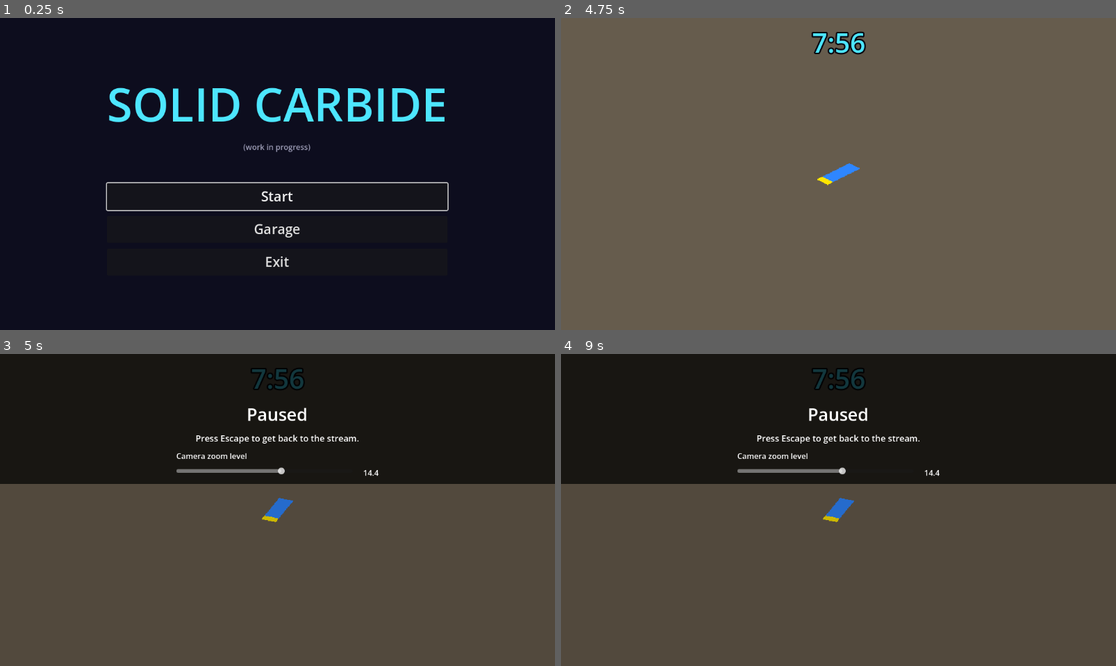
Above: before the commit, frames 1-4 (two rows, left to right).
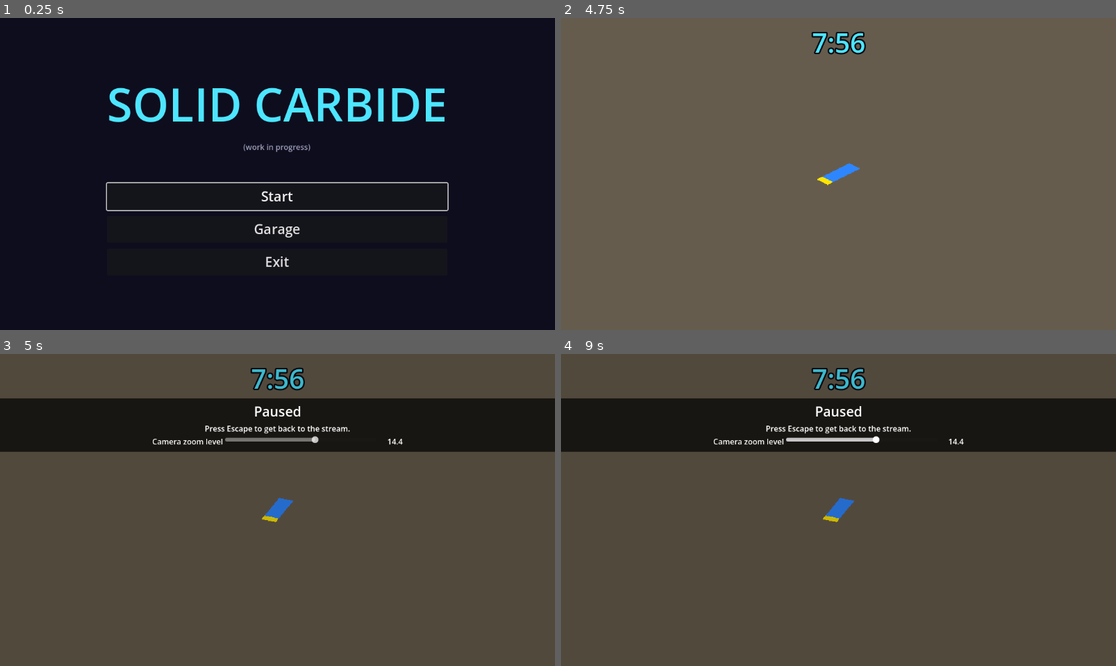
Above: after the commit, the same moments.

Repository: akyrat/solid-carbide-game
Game: Godot game, scene res://scenes/game/game.tscn
The game is run twice, just before and just after one commit, with the same random seed, the same clock (stepped at 60 frames per second) and the same inputs.
Inputs (mouse positions are in pixels of both pictures, inside the frame that each line leads up to):
- Up to frame 1 (0.25 s): no input
- Up to frame 2 (4.75 s): click "Start" at 0.5 s; tap Enter at 1.25, 4.25 s; move the mouse to (960, 158) at 1.27 s; hold D (car_steer_right) 1.28-2 s; tap Tab (toggle_tuning_panel) at 1.35 s; click (960, 158) at 1.42 s; drag from (727, 189) to (810, 236) at 2.02 s; tap Space at 2.75 s; move the mouse to (894, 105) at 2.77 s; hold D (car_steer_right) 2.78-3.5 s; hold Shift 2.78-3.5 s; drag from (810, 236) to (672, 127) at 3.52 s; move the mouse to (1005, 220) at 4.27 s; hold A (car_steer_left) from 4.28 s (still down); tap Ctrl at 4.35 s
- Up to frame 3 (5 s): keep holding A (car_steer_left); tap Escape (pause) at 4.9 s
- Up to frame 4 (9 s): release A (car_steer_left) at 5 s; drag from (672, 463) to (755, 432) at 5.02 s; tap Space at 5.75, 7.25 s; move the mouse to (866, 510) at 5.77 s; hold S (car_reverse) 5.78-6.5 s; tap V (toggle_view) at 5.85 s; click (866, 510) at 5.92 s; tap Enter at 6.5 s; drag from (755, 432) to (727, 525) at 6.52 s; move the mouse to (960, 494) at 7.27 s; hold W (car_accelerate) 7.28-8 s; tap Alt at 7.35 s; drag from (727, 525) to (810, 572) at 8.02 s; move the mouse to (894, 441) at 8.77 s; hold S (car_reverse) from 8.78 s (still down); tap Tab (toggle_tuning_panel) at 8.85 s

Frames 1-2 are identical in both runs. In frame 3, 25% of the frame differs, in the area x 0-100%, y 0-42%; in frame 4, 25%.

Commit message:
T-095: compact pause strip below the timer

Diff:
--- a/game/scripts/ui/pause_screen.gd
+++ b/game/scripts/ui/pause_screen.gd
@@ -7,8 +7,9 @@
 
 const GameSettingsScript := preload("res://scripts/ui/game_settings.gd")
 
-## Space left above the content for the HUD run timer (T-093).
-const STRIP_TOP_MARGIN := 100.0
+## The strip starts this far from the top of the screen, just below the HUD
+## run timer, so the two never overlap (T-093, T-095).
+const STRIP_TOP := 92.0
 const ACTION_PAUSE := "pause"
 const TEXT_TITLE := "Paused"
 const TEXT_HINT := "Press Escape to get back to the stream."
@@ -41,35 +42,37 @@
 	# The panel sits at the top, over a dark strip, so the map behind stays clear.
 	strip = PanelContainer.new()
 	strip.set_anchors_preset(Control.PRESET_TOP_WIDE)
+	strip.offset_top = STRIP_TOP
+	strip.offset_bottom = STRIP_TOP  # grows down to fit its content only
 	var style := StyleBoxFlat.new()
 	style.bg_color = Color(0, 0, 0, 0.7)
-	style.content_margin_top = STRIP_TOP_MARGIN
-	style.content_margin_bottom = 12.0
+	style.content_margin_top = 8.0
+	style.content_margin_bottom = 10.0
 	strip.add_theme_stylebox_override("panel", style)
 	_root.add_child(strip)
 	var center := CenterContainer.new()
 	strip.add_child(center)
 	var box := VBoxContainer.new()
-	box.custom_minimum_size.x = 420.0
-	box.add_theme_constant_override("separation", 12)
+	box.custom_minimum_size.x = 520.0
+	box.add_theme_constant_override("separation", 4)
 	center.add_child(box)
 
 	title_label = Label.new()
 	title_label.text = TEXT_TITLE
 	title_label.horizontal_alignment = HORIZONTAL_ALIGNMENT_CENTER
-	title_label.add_theme_font_size_override("font_size", 36)
+	title_label.add_theme_font_size_override("font_size", 28)
 	box.add_child(title_label)
 	hint_label = Label.new()
 	hint_label.text = TEXT_HINT
 	hint_label.horizontal_alignment = HORIZONTAL_ALIGNMENT_CENTER
-	hint_label.add_theme_font_size_override("font_size", 18)
+	hint_label.add_theme_font_size_override("font_size", 16)
 	box.add_child(hint_label)
 	zoom_label = Label.new()
 	zoom_label.text = TEXT_ZOOM_LABEL
 	zoom_label.add_theme_font_size_override("font_size", 16)
-	box.add_child(zoom_label)
 	var row := HBoxContainer.new()
 	box.add_child(row)
+	row.add_child(zoom_label)
 	zoom_slider = HSlider.new()
 	zoom_slider.name = "ZoomSlider"
 	zoom_slider.min_value = GameSettingsScript.MIN_ZOOM
--- /dev/null
+++ b/game/tests/fixtures/pause_from_menu_demo.gd
@@ -0,0 +1,18 @@
+extends Node
+## Test fixture for a screenshot of a paused run started from the main menu
+## (task T-095): opens the game, presses Start, then pauses.
+
+var game: Node
+var _frames := 0
+
+
+func _ready() -> void:
+	game = preload("res://scenes/game/game.tscn").instantiate()
+	add_child(game)
+	game.menu.start_button.pressed.emit()
+
+
+func _process(_delta: float) -> void:
+	_frames += 1
+	if _frames == 40:
+		game.pause_screen.pause()
--- /dev/null
+++ b/game/tests/fixtures/pause_from_menu_demo.tscn
@@ -0,0 +1,6 @@
+[gd_scene load_steps=2 format=3]
+
+[ext_resource type="Script" path="res://tests/fixtures/pause_from_menu_demo.gd" id="1_demo"]
+
+[node name="PauseFromMenuDemo" type="Node"]
+script = ExtResource("1_demo")
--- a/game/tests/unit/game/test_screen_flow.gd
+++ b/game/tests/unit/game/test_screen_flow.gd
@@ -223,6 +223,19 @@
 	assert_false(timer.get_global_rect().intersects(title.get_global_rect()), "timer and title are apart")
 
 
+func test_the_pause_strip_is_compact_and_below_the_timer() -> void:
+	_press(game.menu.start_button)
+	game.pause_screen.pause()
+	await wait_process_frames(2)
+	var strip: Control = game.pause_screen.strip
+	var timer: Label = game.run.hud.timer_label
+	var screen_h := float(ProjectSettings.get_setting("display/window/size/viewport_height"))
+	assert_false(strip.get_global_rect().intersects(timer.get_global_rect()), "strip and timer are apart")
+	assert_lt(strip.size.y, screen_h * 0.25, "the strip is a thin band")
+	assert_almost_eq(strip.size.y, strip.get_combined_minimum_size().y, 1.0, "only as tall as its content")
+	assert_lt(strip.get_global_rect().end.y, screen_h * 0.4, "most of the map stays visible")
+
+
 func test_the_camera_settings_come_back_on_resume() -> void:
 	_press(game.menu.start_button)
 	var cam: Camera2D = game.run.camera
Not shown, added: game/tests/fixtures/pause_from_menu_demo.gd.uid
Not shown, changed: docs/hud-and-menus.md
Not shown, changed: game/README.md
Not shown, changed: tasks/T-095-rework-pause-strip.md
